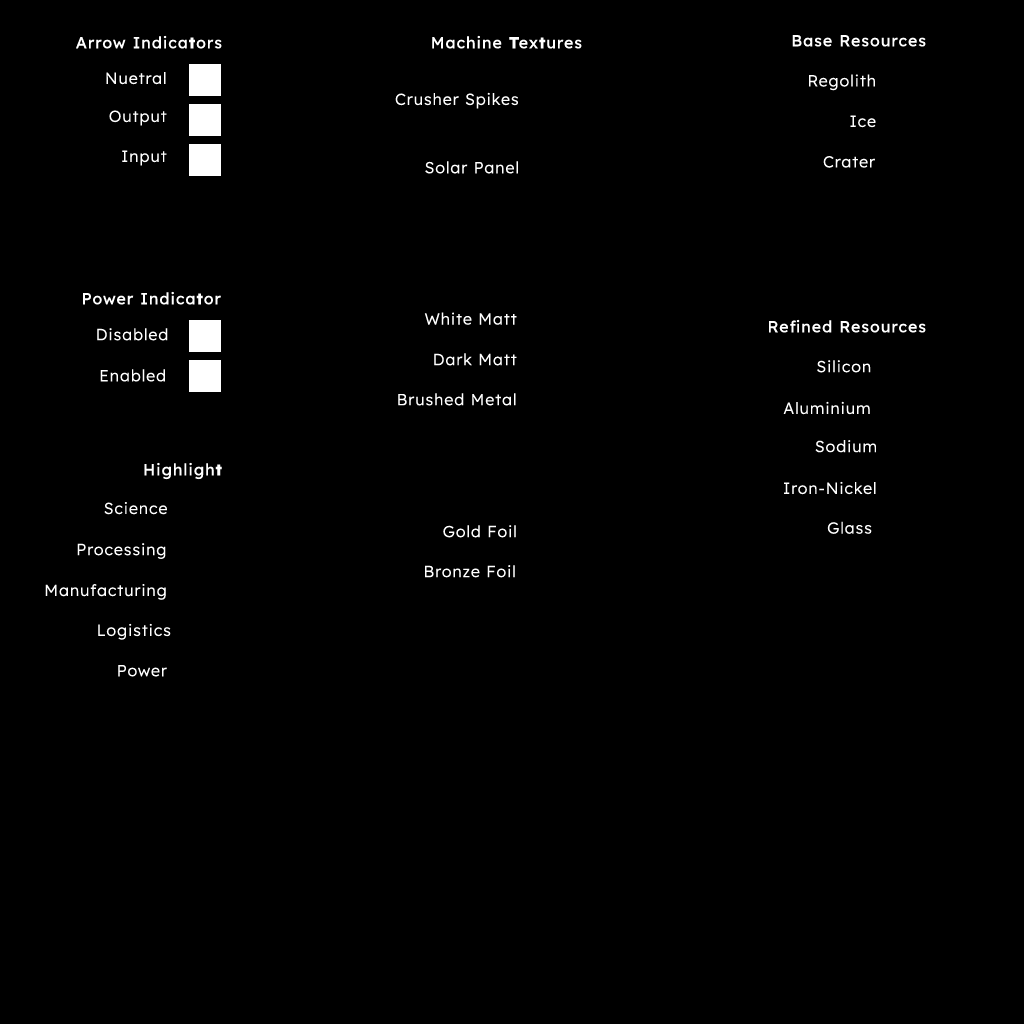
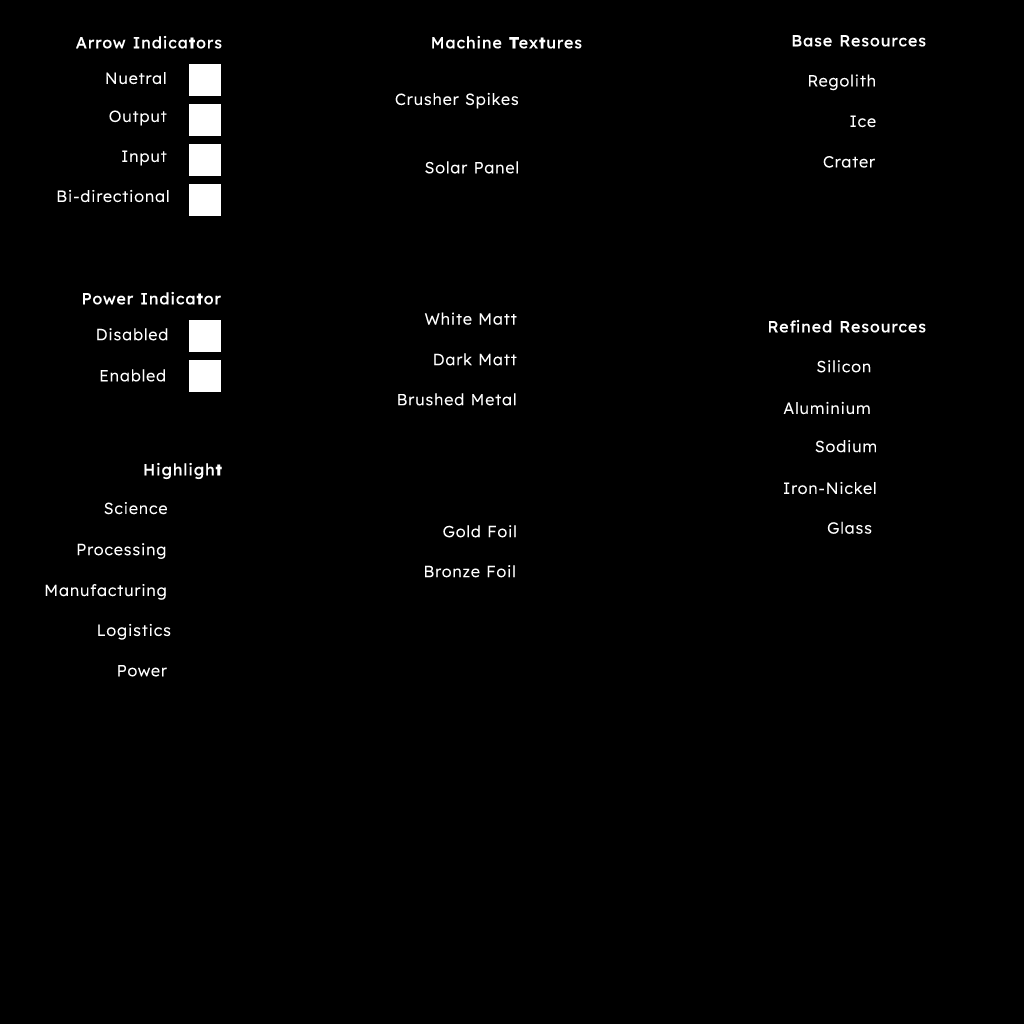
Layers edited between the first and the second 1024 × 1024 image:
added layer "Bi-directional" in group "Titles" over [57, 189, 169, 203]
added layer "Rectangle 1 copy 12" (1st of 2, in "Blocks2") in group "Blocks2" over [189, 184, 221, 216]
